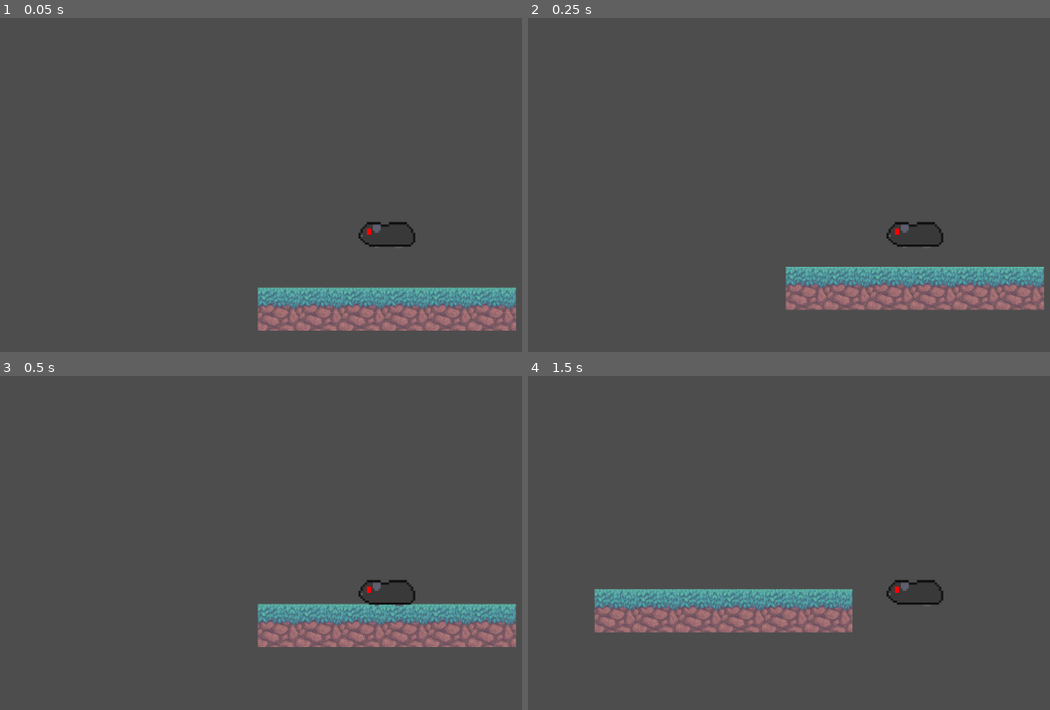
Above: before the commit, frames 1-4 (two rows, left to right).
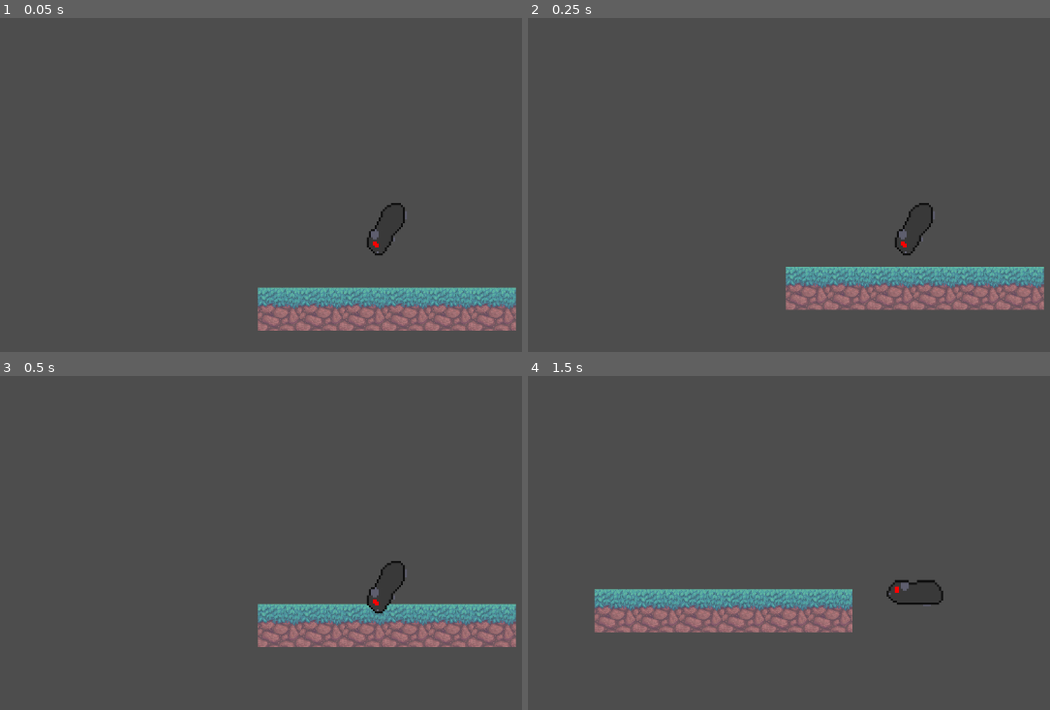
Above: after the commit, the same moments.

Repository: squidink7/RevengeOfThePeeg
Game: Godot game, scene res://scenes/game_world.tscn
Same seed, same stepped clock (60 frames per second), same inputs: the game is played once before the commit and once after it.
Inputs:
- Up to frame 1 (0.05 s): no input
- Up to frame 2 (0.25 s): no input
- Up to frame 3 (0.5 s): no input
- Up to frame 4 (1.5 s): hold D (move_right) from 0.53 s (still down); tap Space (jump) at 0.6, 0.77, 1.07, 1.35 s

The runs differ from the first frame. In frame 1, 0.4% of the frame differs, in the area x 68-80%, y 55-72%; in frame 2, 0.4%; in frame 3, 0.4%; in frame 4, nothing differs.

Commit message:
added more animations

Diff:
--- a/prefabs/player.tscn
+++ b/prefabs/player.tscn
@@ -1,7 +1,9 @@
-[gd_scene load_steps=7 format=3 uid="uid://cq5im7l8g4pg1"]
+[gd_scene load_steps=9 format=3 uid="uid://dwsrn8ltet4ot"]
 
 [ext_resource type="Script" path="res://prefabs/player.gd" id="1_reg0w"]
 [ext_resource type="Texture2D" uid="uid://s6ps8toquqpc" path="res://Peeg/Untitled_Artwork-1.png" id="2_r0mxm"]
+[ext_resource type="Texture2D" uid="uid://de7hfg81nq3" path="res://Peeg/jump_down.png" id="3_ecvga"]
+[ext_resource type="Texture2D" uid="uid://dejpdol2auwci" path="res://Peeg/jump_up.png" id="4_2o4hq"]
 [ext_resource type="Texture2D" uid="uid://ce0iwbrgrqc5c" path="res://Peeg/Untitled_Artwork-2.png" id="4_iapm5"]
 [ext_resource type="Texture2D" uid="uid://c3rvaiv2p7eyq" path="res://Peeg/Untitled_Artwork-3.png" id="5_vb0a6"]
 
@@ -16,6 +18,22 @@
 }],
 "loop": true,
 "name": &"default",
+"speed": 5.0
+}, {
+"frames": [{
+"duration": 1.0,
+"texture": ExtResource("3_ecvga")
+}],
+"loop": true,
+"name": &"jump_down",
+"speed": 5.0
+}, {
+"frames": [{
+"duration": 1.0,
+"texture": ExtResource("4_2o4hq")
+}],
+"loop": true,
+"name": &"jump_up",
 "speed": 5.0
 }, {
 "frames": [{
@@ -39,3 +57,4 @@
 [node name="AnimatedSprite2D" type="AnimatedSprite2D" parent="."]
 scale = Vector2(3, 3)
 sprite_frames = SubResource("SpriteFrames_kiu1r")
+animation = &"jump_down"
